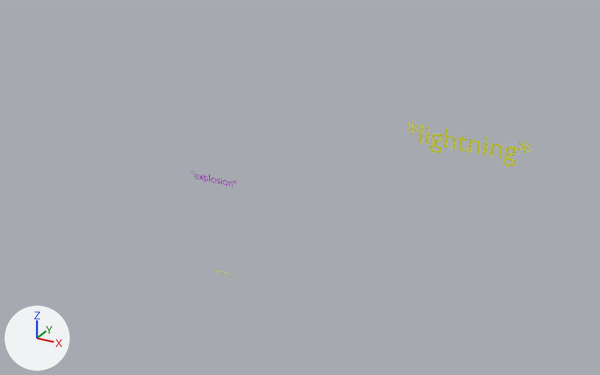
Before and after pictures for a commit that changed the Blender file 04 - Shots/cz_abstract_scene_4_shot_1.blend.
Before and after are seen from a camera (50 mm lens) standing at (12.05, -15.58, 11.95) and looking at (0.84, 4.79, 1.76). The axes (+X, +Y, +Z) are drawn at lower left. The lights are the same throughout. Text is drawn in Blender's own font. The same objects are shown in both versions, whatever each file hides.

The first picture shows 'effect_explosion', 'effect_lightning_1'.
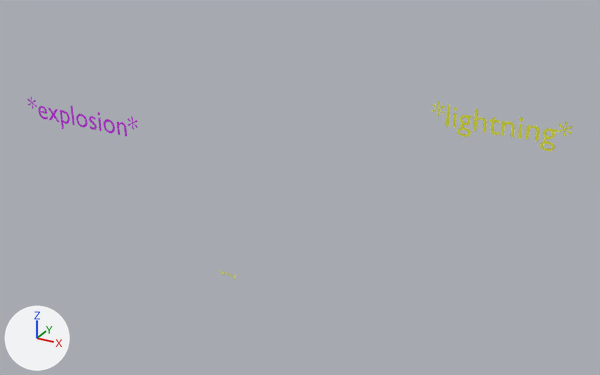
Boxes [x1, y1, x2, y2] around the edits, measured in the pictures (600 x 375 px):
```json
{"object": "effect_lightning_1", "change": "moved, rescaled", "before": [407, 122, 531, 167], "after": [432, 102, 573, 151], "on screen": "14% wider, 9% taller"}
{"object": "effect_explosion", "change": "moved, rescaled", "before": [190, 171, 237, 187], "after": [27, 97, 138, 136], "on screen": "133% wider, 135% taller"}
```

Edits to the scene script, one JSON object a line:
```json
{"op": "set", "path": "ob_effect_explosion.location", "old": "(-3.31, 4.83, 1.24)", "new": "(-9.12, 3.7, 2.75)"}
{"op": "set", "path": "ob_effect_explosion.scale", "old": "(0.39, 0.39, 1.0)", "new": "(1.0, 1.0, 1.0)"}
{"op": "set", "path": "ob_effect_lightning_1.location", "old": "(3.47, 6.65, 3.14)", "new": "(3.94, 7.42, 3.53)"}
{"op": "set", "path": "ob_effect_lightning_1.scale", "old": "(0.894, 0.894, 1.0)", "new": "(1.0, 1.0, 1.0)"}
```
